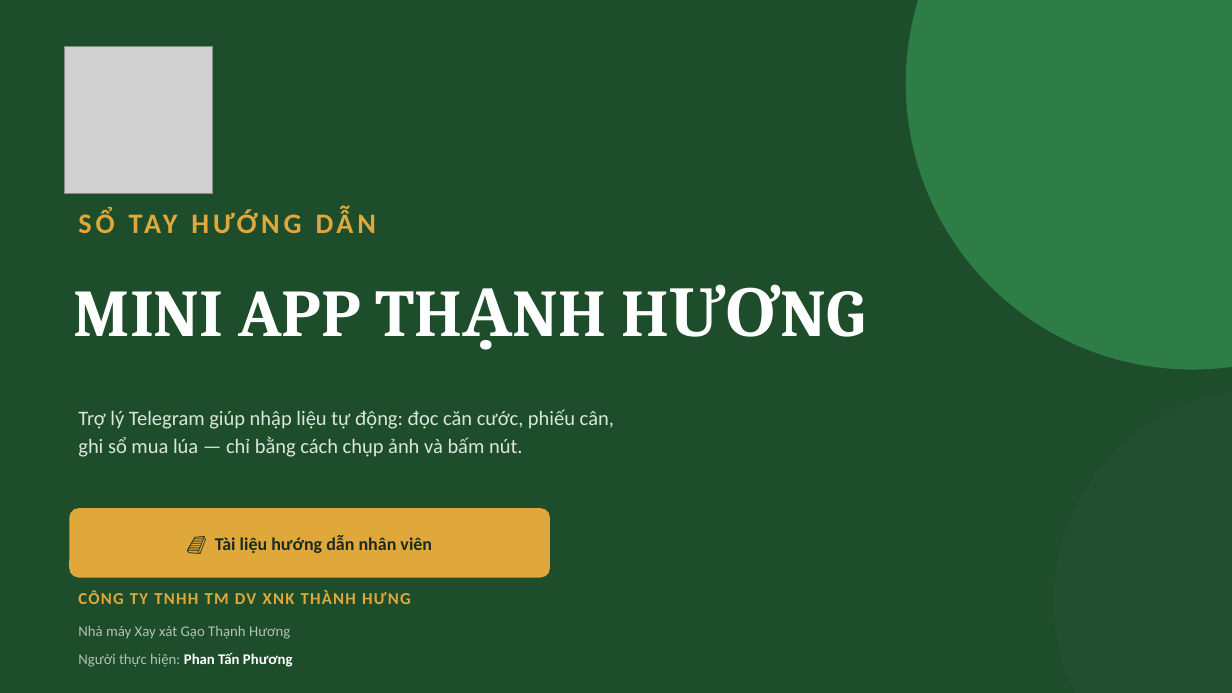
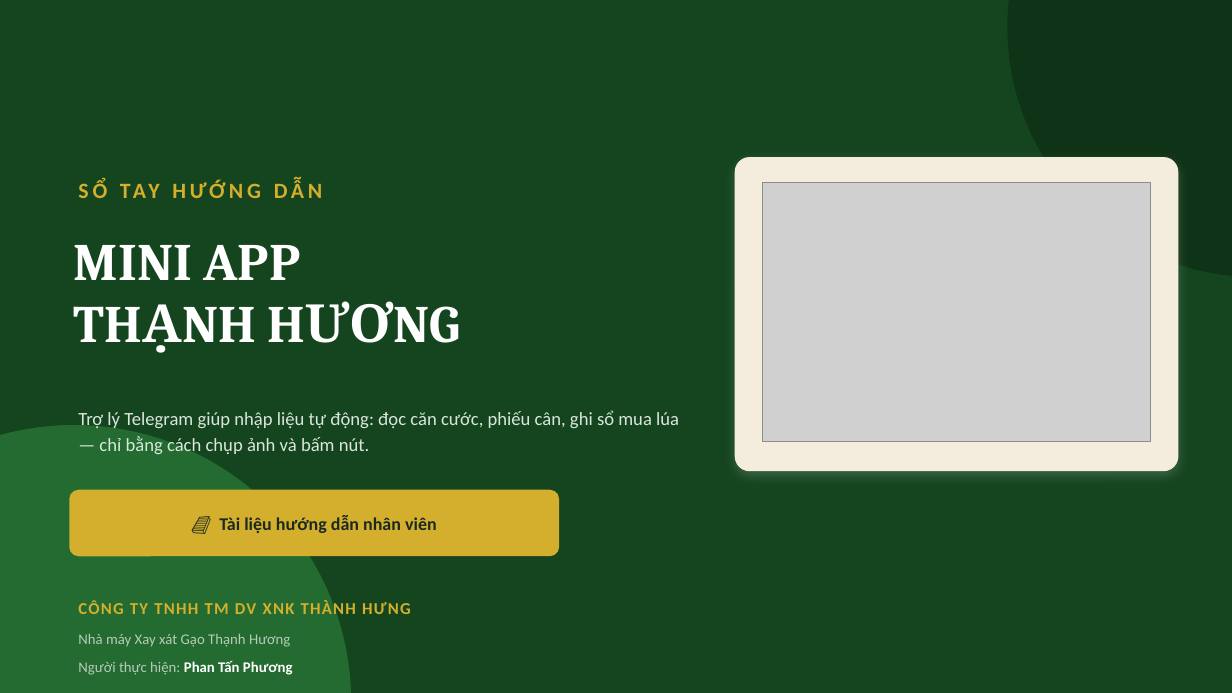
Before and after one commit to nmgaothanhhuongbd/n8n, a slide deck: slide 1 of automation-thanh-huong/huong-dan/SoTay_MiniApp_ThanhHuong.pptx. Drawn at 1232x693 pixels with LibreOffice and Linux fonts; fonts in the diff are those of the drawing; grey boxes stand for pictures. Boxes give left, top, right and bottom in pixels: in the first picture for what was removed or moved away, otherwise in the second. Text is boxed around its words. In the diff, an @@ line names an element or a change of style, - is before the commit and + after.

```diff
--- a/automation-thanh-huong/huong-dan/SoTay_MiniApp_ThanhHuong.pptx
+++ b/automation-thanh-huong/huong-dan/SoTay_MiniApp_ThanhHuong.pptx
@@ background #1E4D2B to #15451F @@
@@ ellipse: place and size @@
-ellipse at [1054, 388, 1232, 693]
+ellipse at [1007, 0, 1232, 277]
@@ ellipse at [1007, 0, 1232, 277]: fill #234E31 to #0F3316 @@
@@ picture removed at [65, 46, 213, 194] @@
@@ text "SỔ TAY HƯỚNG DẪN": place and size @@
-text "SỔ TAY HƯỚNG DẪN" at [129, 214, 178, 233]
+text "SỔ TAY HƯỚNG DẪN" at [120, 184, 160, 198]
@@ text "SỔ TAY HƯỚNG DẪN" at [120, 184, 160, 198]: size 22 to 17 pt, text colour #E0A83B to #D3AF2D @@
@@ rounded rectangle added at [735, 157, 1178, 471], fill #F4EDDD @@
@@ picture added at [762, 183, 1151, 442] @@
@@ text at [74, 245, 301, 280]: text changed; size 52 to 41 pt @@
-MINI APP THẠNH HƯƠNG
+MINI APP
+THẠNH HƯƠNG
@@ text at [78, 410, 679, 454]: text changed; size 16 to 14.5 pt @@
-Trợ lý Telegram giúp nhập liệu tự động: đọc căn cước, phiếu cân,
-ghi sổ mua lúa — chỉ bằng cách chụp ảnh và bấm nút.
+Trợ lý Telegram giúp nhập liệu tự động: đọc căn cước, phiếu cân, ghi sổ mua lúa — chỉ bằng cách chụp ảnh và bấm nút.
@@ ellipse: place and size @@
-ellipse at [906, 0, 1232, 370]
+ellipse at [0, 425, 351, 693]
@@ ellipse at [0, 425, 351, 693]: fill #2E7D46 to #236B30 @@
@@ text "📘 Tài liệu hướng dẫn ...": place and size @@
-text "📘 Tài liệu hướng dẫn ..." at [215, 535, 432, 553]
+text "📘 Tài liệu hướng dẫn ..." at [219, 515, 437, 533]
@@ rounded rectangle: place and size @@
-rounded rectangle at [69, 508, 550, 578]
+rounded rectangle at [69, 490, 559, 556]
@@ rounded rectangle at [69, 490, 559, 556]: fill #E0A83B to #D3AF2D; proportions changed @@
@@ 3 texts: place and size @@
-3 texts at [78, 591, 411, 667]
+3 texts at [78, 600, 411, 675]
@@ text "CÔNG TY TNHH TM DV ..." at [78, 600, 411, 614]: text colour #E0A83B to #D3AF2D @@
@@ text "Nhà máy Xay xát Gạo ..." at [78, 634, 290, 647]: text colour #AFC3B4 to #B7CBBB @@
@@ text "Người thực hiện: Phan Tấn ..." at [78, 661, 293, 675]: text colour #AFC3B4 to #B7CBBB in "Người thực hiện:" @@
```
Also in this commit, not shown: 11 other slides changed, 7 other files.
